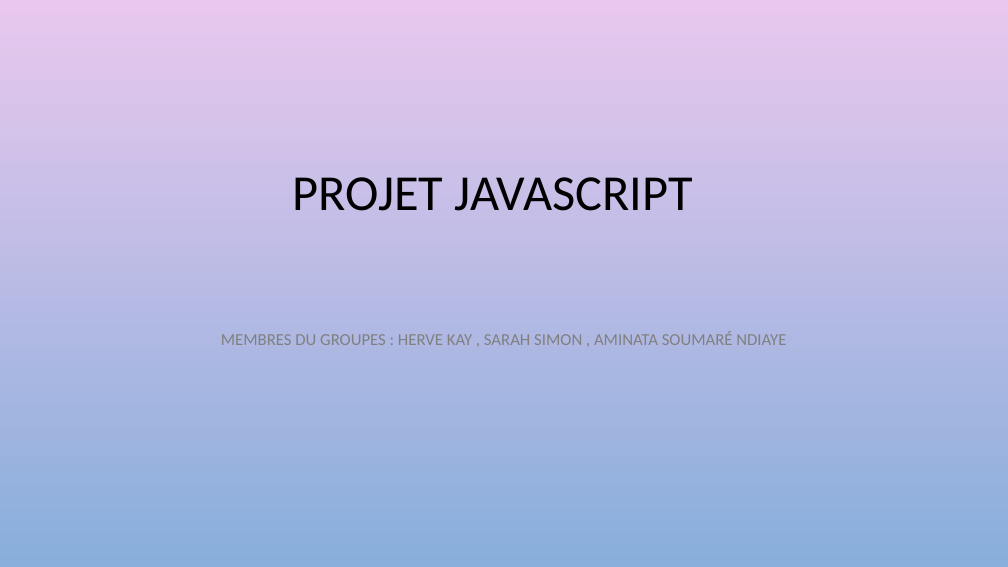
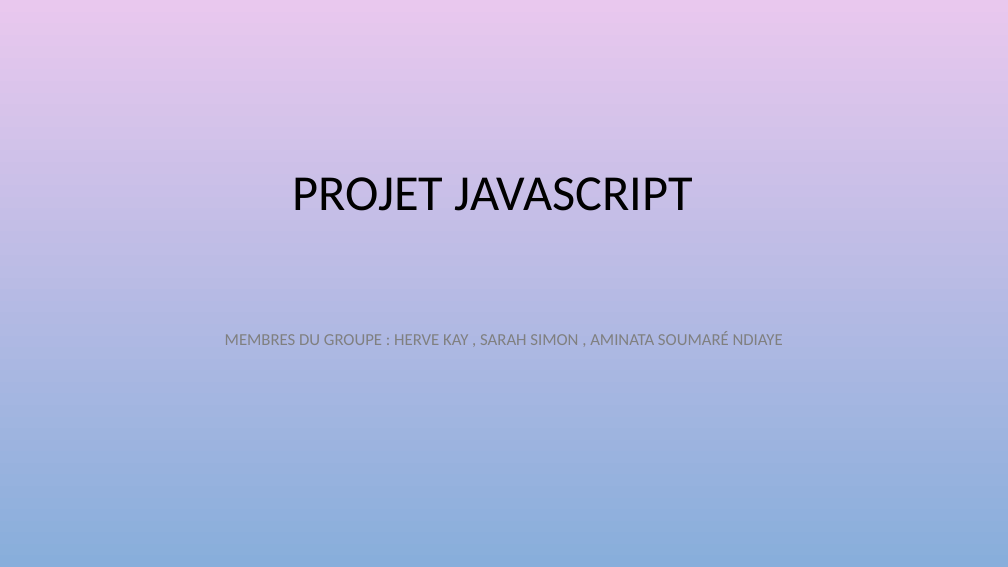
Before and after one commit to sarahsaina/Machine_a_sous-JS, a slide deck: slide 1 of projet à rendre/presentation.pptx. Drawn at 1008x567 pixels with LibreOffice and Linux fonts; fonts in the diff are those of the drawing; background and template pictures are left out. Boxes give left, top, right and bottom in pixels: in the first picture for what was removed or moved away, otherwise in the second. Text is boxed around its words. In the diff, an @@ line names an element or a change of style, - is before the commit and + after.

```diff
--- a/projet à rendre/presentation.pptx
+++ b/projet à rendre/presentation.pptx
@@ subtitle at (x1=225, y1=332, x2=783, y2=345): text changed @@
-MEMBRES DU GROUPES : HERVE KAY , SARAH SIMON , AMINATA SOUMARÉ NDIAYE
+MEMBRES DU GROUPE : HERVE KAY , SARAH SIMON , AMINATA SOUMARÉ NDIAYE
```
Also in this commit, not shown: 1 slide added, 1 slide removed.
